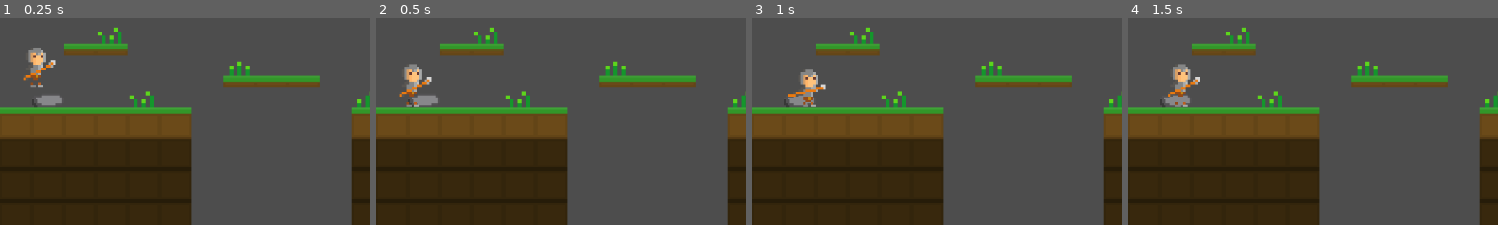
Above: before the commit, frames 1-4 (left to right).
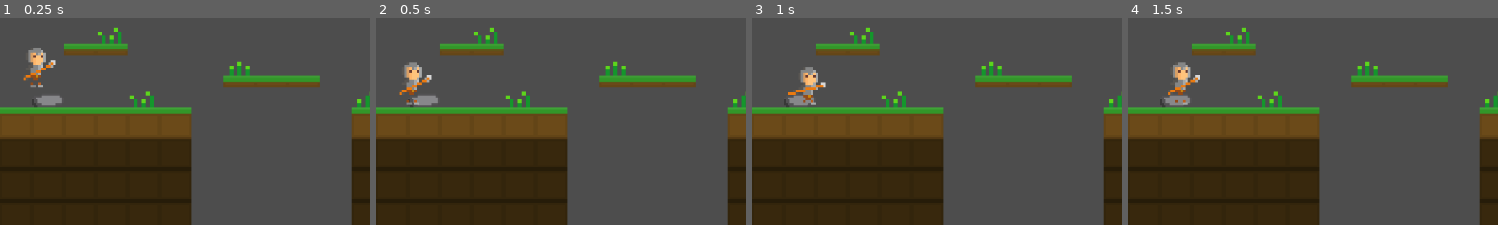
Above: after the commit, the same moments.

Repository: KindaBoringHere/puzzle-platformer
Game: Godot game, scene res://scenes/test.tscn
Same seed, same stepped clock (60 frames per second), same inputs: the game is played once before the commit and once after it.
Inputs:
- Up to frame 1 (0.25 s): no input
- Up to frame 2 (0.5 s): no input
- Up to frame 3 (1 s): hold Right (ui_right) from 0.53 s (still down); tap G (attack) at 0.6 s
- Up to frame 4 (1.5 s): keep holding Right (ui_right); tap H (gravity) at 1.35 s
The pictures show only the part of the screen within x 0-50%, y 0-50%; the shares and areas given below are measured in that part.

Frame 1 is identical in both runs. In frame 2, 0.6% of the frame differs, in the area x 6-16%, y 21-43%; in frame 3, 0.6%, in the area x 9-20%, y 23-43%; in frame 4, 0.6%.

Commit message:
player death fix

Diff:
--- a/scenes/player.gd
+++ b/scenes/player.gd
@@ -93,3 +93,4 @@
 	print("going back")
 	position = start_pos
 	dead = false
+	player_moveable = true
--- a/scenes/player.tscn
+++ b/scenes/player.tscn
@@ -294,7 +294,7 @@
 }]
 
 [sub_resource type="RectangleShape2D" id="RectangleShape2D_48swi"]
-size = Vector2(1.49426, 10.9448)
+size = Vector2(1.7433, 11.445)
 
 [node name="player" type="CharacterBody2D"]
 safe_margin = 1.0
@@ -308,7 +308,7 @@
 offset = Vector2(3, 0)
 
 [node name="hitbox" type="CollisionShape2D" parent="."]
-position = Vector2(3.25, -8.00001)
+position = Vector2(5.375, -7.58127)
 rotation = -3.14159
 scale = Vector2(5.01922, -1.67432)
 shape = SubResource("RectangleShape2D_48swi")
--- a/scenes/test.tscn
+++ b/scenes/test.tscn
@@ -17,7 +17,7 @@
 0:2/0/physics_layer_0/polygon_0/points = PackedVector2Array(-8, -8, 8, -8, 8, 8, -8, 8)
 1:2/0 = 0
 0:3/0 = 0
-0:3/0/physics_layer_0/polygon_0/points = PackedVector2Array(-8, -8, 8, -8, 8, -2.25, -8, -2.25)
+0:3/0/physics_layer_0/polygon_0/points = PackedVector2Array(-8, -8, 8, -8, 8, -1.875, -8, -1.75)
 1:3/0 = 0
 
 [sub_resource type="TileSet" id="TileSet_unx1m"]
